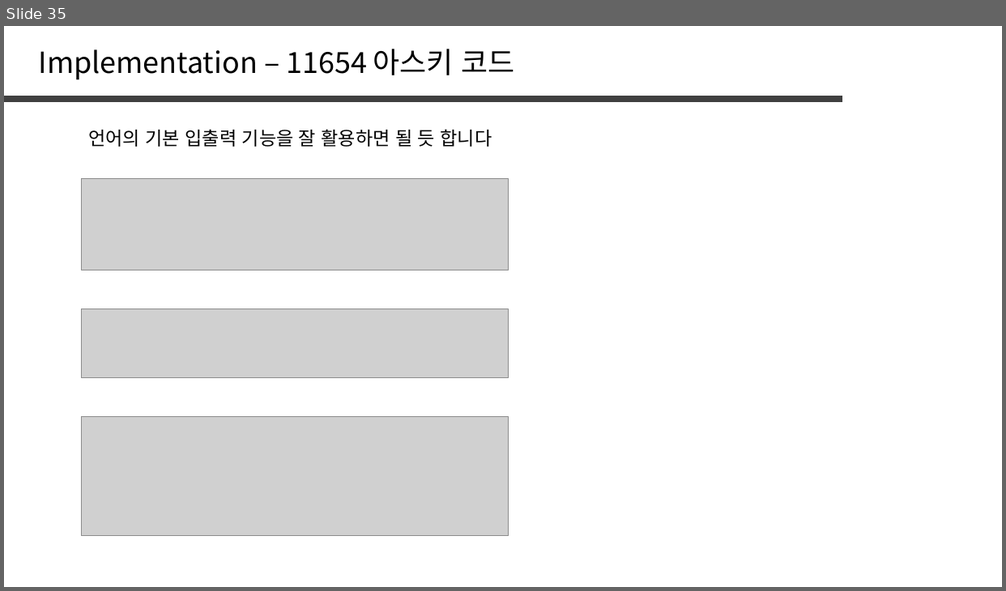
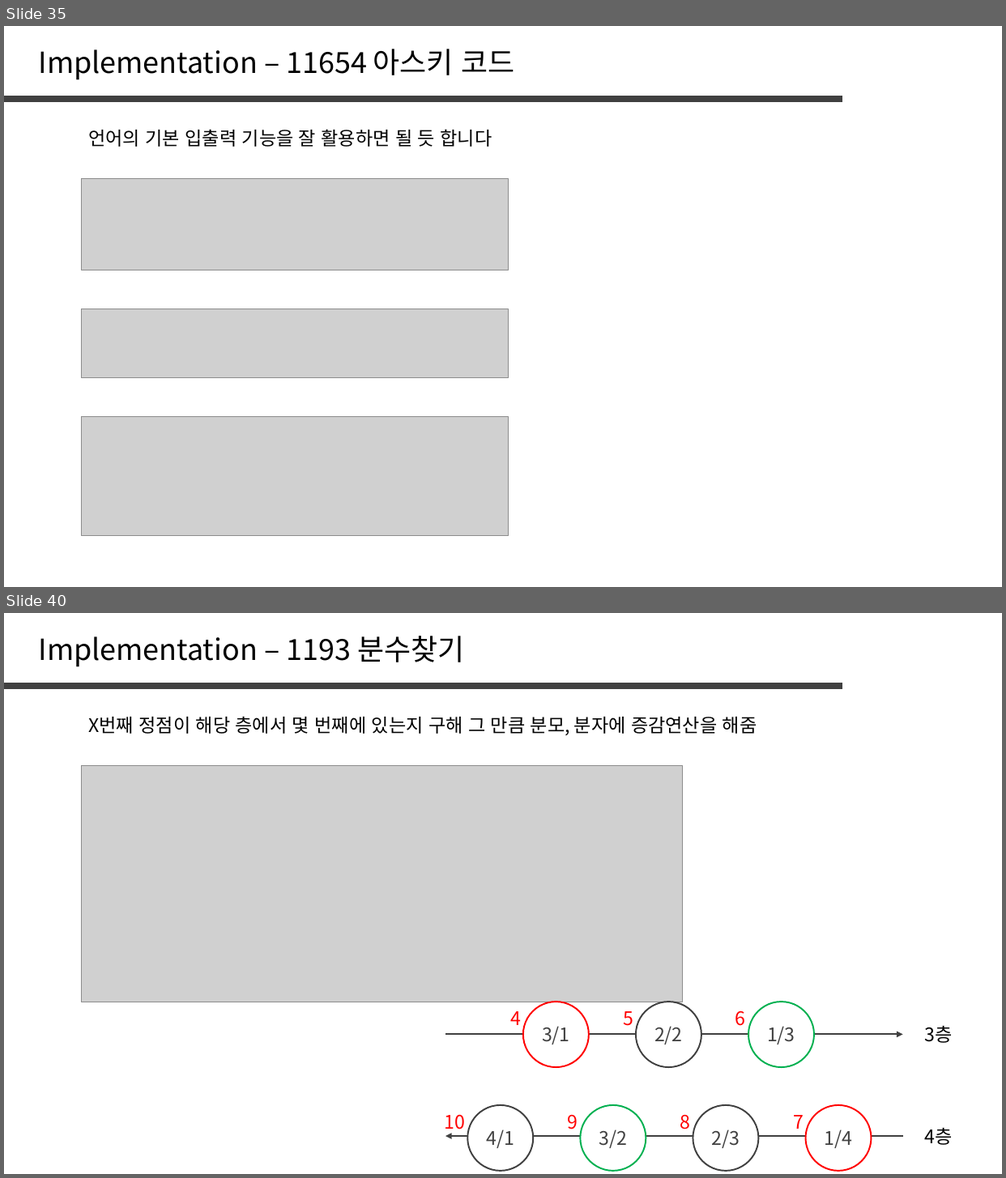
Before and after one commit to jaehoo1/PS-study, a slide deck: study/1_OT.pptx. Shown one above the other, each under a label of ours: slide 35 before the commit, slides 35 and 40 after it; the slides between them are not shown. The pictures are 1006x591 and 1006x1178 pixels, drawn with LibreOffice and Linux fonts; fonts in the diff are those of the drawing; grey boxes stand for pictures. Boxes give left, top, right and bottom in pixels: in the first picture for what was removed or moved away, otherwise in the second. Text is boxed around its words. In the diff, an @@ line names an element or a change of style, - is before the commit and + after.

```diff
--- a/study/1_OT.pptx
+++ b/study/1_OT.pptx
@@ slide 40 added at box(4, 613, 1002, 1174), background #FFFFFF @@
@@ text added at box(39, 636, 464, 667), 28 pt, text #000000 @@
+Implementation – 1193 분수찾기
@@ line added from (4, 686) to (842, 686), #404040 6 pt @@
@@ text added at box(88, 717, 757, 735), 18 pt, text #000000 @@
+X번째 정점이 해당 층에서 몇 번째에 있는지 구해 그 만큼 분모, 분자에 증감연산을 해줌
@@ picture added at box(81, 766, 682, 1003) @@
@@ text added at box(511, 1012, 522, 1025), 18 pt, text #FF0000 @@
+4
@@ ellipse added at box(523, 1003, 590, 1068), fill #FFFFFF, outline #FF0000 1.5 pt, 18 pt, text #404040 @@
+3/1
@@ text added at box(623, 1012, 633, 1026), 18 pt, text #FF0000 @@
+5
@@ ellipse added at box(636, 1003, 701, 1068), fill #FFFFFF, outline #404040 1.5 pt, 18 pt, text #404040 @@
+2/2
@@ text added at box(735, 1011, 745, 1026), 18 pt, text #FF0000 @@
+6
@@ ellipse added at box(749, 1003, 815, 1068), fill #FFFFFF, outline #00B050 1.5 pt, 18 pt, text #404040 @@
+1/3
@@ arrow added from (445, 1034) to (903, 1034), #404040 1.5 pt @@
@@ text added at box(924, 1026, 952, 1043), 18 pt, text #000000 @@
+3층
@@ text added at box(445, 1114, 466, 1134), 18 pt, text #FF0000 @@
+10
@@ ellipse added at box(467, 1105, 533, 1171), fill #FFFFFF, outline #404040 1.5 pt, 18 pt, text #404040 @@
+4/1
@@ text added at box(567, 1115, 577, 1130), 18 pt, text #FF0000 @@
+9
@@ ellipse added at box(581, 1105, 646, 1171), fill #FFFFFF, outline #00B050 1.5 pt, 18 pt, text #404040 @@
+3/2
@@ text added at box(680, 1115, 690, 1130), 18 pt, text #FF0000 @@
+8
@@ ellipse added at box(692, 1105, 759, 1171), fill #FFFFFF, outline #404040 1.5 pt, 18 pt, text #404040 @@
+2/3
@@ text added at box(793, 1115, 803, 1129), 18 pt, text #FF0000 @@
+7
@@ ellipse added at box(806, 1105, 872, 1171), fill #FFFFFF, outline #FF0000 1.5 pt, 18 pt, text #404040 @@
+1/4
@@ arrow added from (903, 1136) to (445, 1136), #404040 1.5 pt @@
@@ text added at box(924, 1128, 952, 1145), 18 pt, text #000000 @@
+4층
```
Also in this commit, not shown: 6 other slides added.
